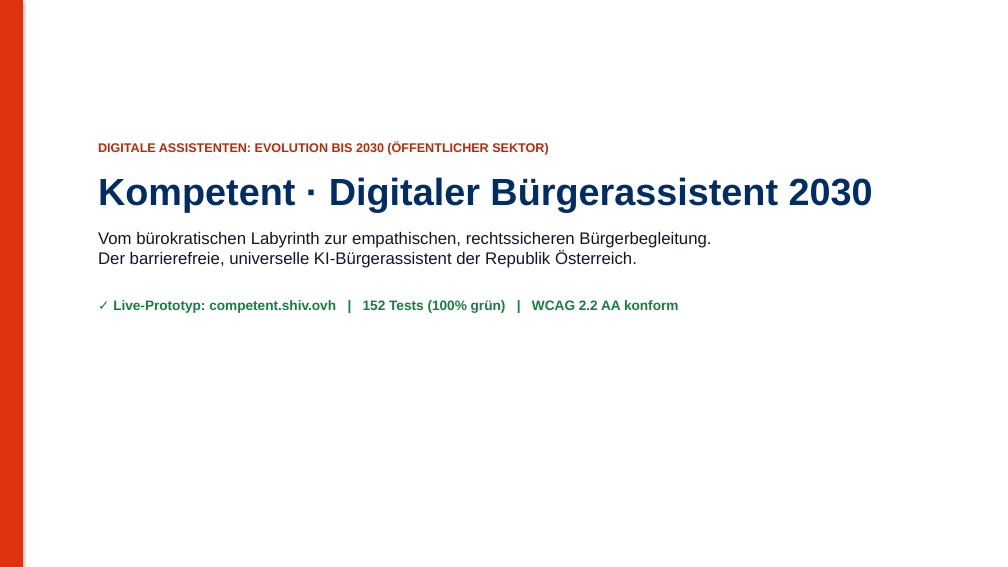
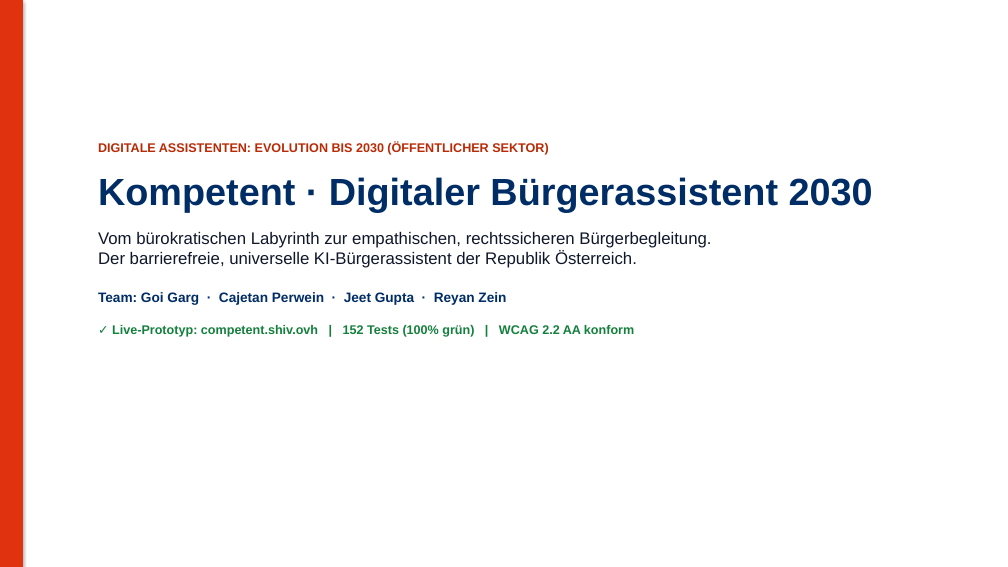
Before and after one commit to goigarg/competent, a slide deck: slide 1 of docs/Kompetent-Buergerassistent-2030.pptx. Drawn at 1008x567 pixels with LibreOffice and Linux fonts; fonts in the diff are those of the drawing. Boxes give left, top, right and bottom in pixels: in the first picture for what was removed or moved away, otherwise in the second. Text is boxed around its words. In the diff, an @@ line names an element or a change of style, - is before the commit and + after.

Commit message:
docs: add team member names to presentations and readme

```diff
--- a/docs/Kompetent-Buergerassistent-2030.pptx
+++ b/docs/Kompetent-Buergerassistent-2030.pptx
@@ text at [98,232,711,337]: size 13 to 12 pt in "✓ Live-Prototyp: competent.shiv.ovh | 152 Tests (100% ..."; less space between paragraphs @@
@@ text at [98,292,506,305]: paragraph added @@
+Team: Goi Garg · Cajetan Perwein · Jeet Gupta · Reyan Zein
```
Also in this commit, not shown: 1 other slide changed, 6 other files.
